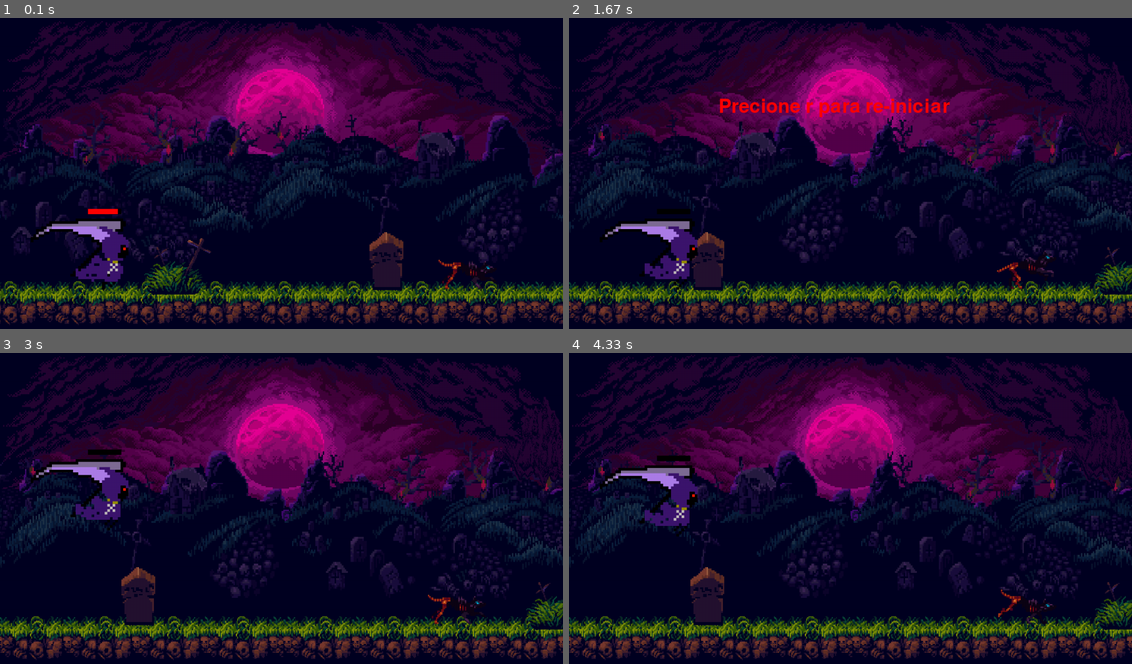
Above: before the commit, frames 1-4 (two rows, left to right).
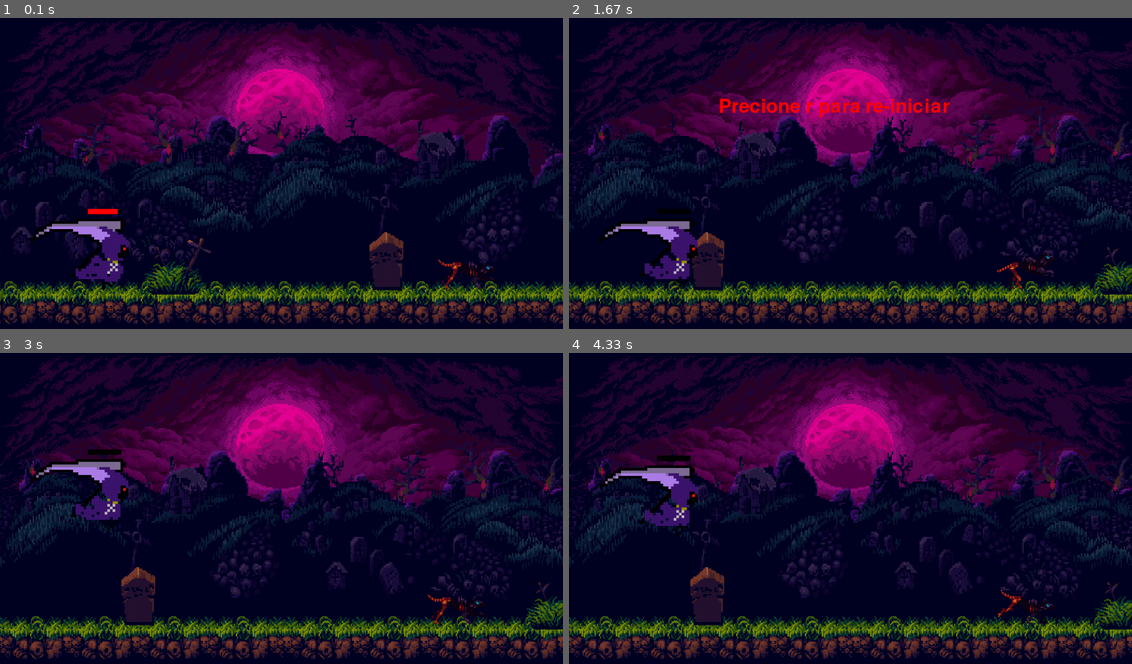
Above: after the commit, the same moments.

Repository: mmvbs/Cleanse-your-ghost
Game: pygame game, started from CYG.py
The game is run twice, just before and just after one commit, with the same random seed, the same clock (stepped at 60 frames per second) and the same inputs.
Inputs:
- Up to frame 1 (0.1 s): no input
- Up to frame 2 (1.67 s): tap Space at 0.33, 0.73, 1.03, 1.57 s
- Up to frame 3 (3 s): tap Space at 1.87, 2.07, 2.37, 2.63, 2.97 s
- Up to frame 4 (4.33 s): tap Space at 3.27, 3.8, 4.1 s

The runs differ from the first frame. In frame 1, less than 0.1% of the frame differs, in the area x 98-100%, y 11-35%; in frame 2, 0.9%, in the area x 87-100%, y 7-44%; in frame 3, 0.9%; in frame 4, 0.9%.

Commit message:
mudando valor atributo

Diff:
--- a/classes/nuvem.py
+++ b/classes/nuvem.py
@@ -8,10 +8,10 @@
         self.largura = largura
         self.altura = altura
         self.tela = tela
-        self.x_size = 288
-        self.y_size = 224
+        self.x_size = 630
+        self.y_size = 100
         self.x_pos = largura
-        self.y_pos = 100
+        self.y_pos = 30
         self.velocidade = 3  # Velocidade das nuvens
 
 
@@ -29,4 +29,4 @@
         self.x_pos -= self.velocidade
         if self.x_pos <= -self.nuvem.get_width():
             self.x_pos = self.largura  # Reposiciona a nuvem à direita da tela
-            self.y_pos = random.randint(7,10)*10
+            self.y_pos = random.randint(8,10)*9
